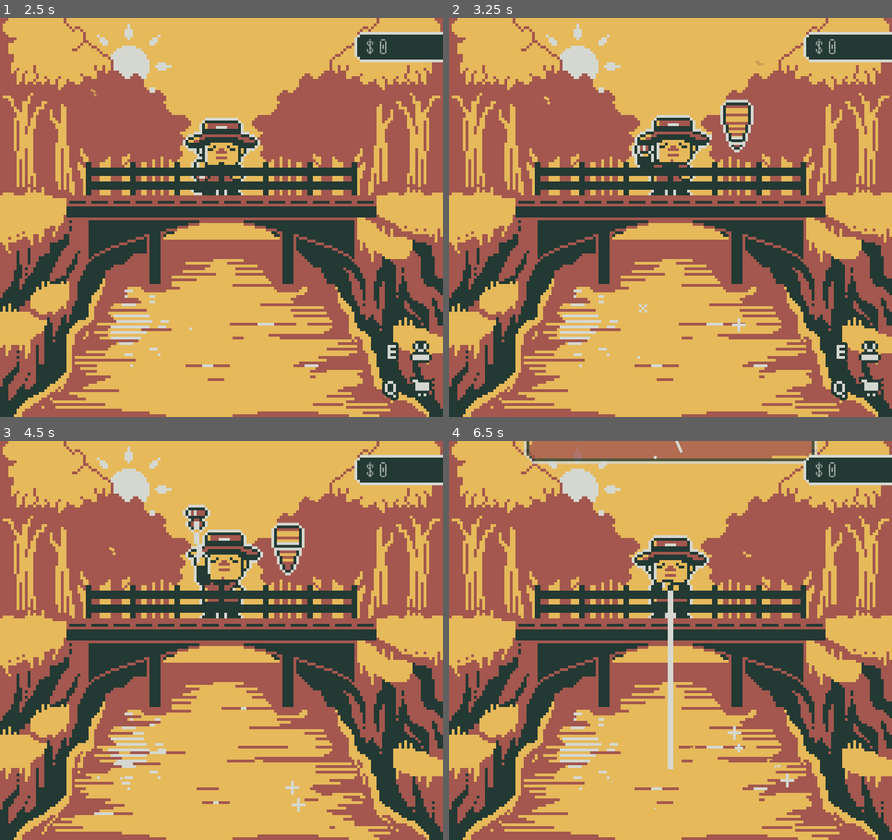
Above: before the commit, frames 1-4 (two rows, left to right).
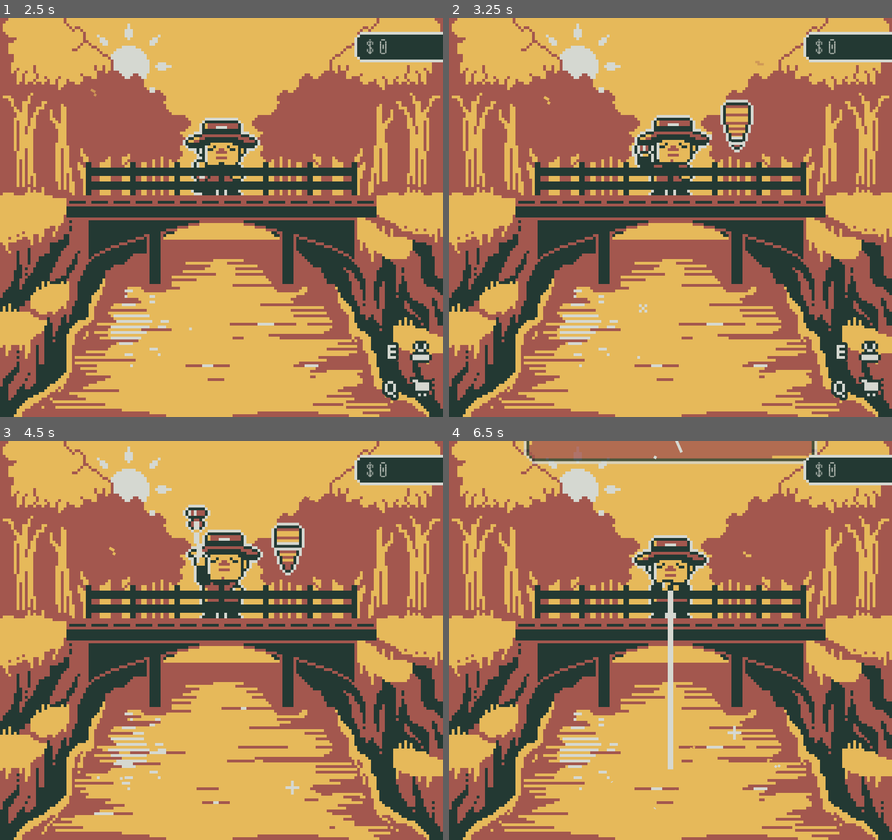
Above: after the commit, the same moments.

Repository: vida85/water-under-the-bridge
Game: Godot game, scene res://scenes/main menu/MainMenu.tscn
Two runs of this game, one before a commit and one after it. Both use one fixed random seed, a clock stepped at 60 frames per second and the inputs below.
Inputs (mouse positions are in pixels of both pictures, inside the frame that each line leads up to):
- Up to frame 1 (2.5 s): click "play" at 0.5 s; tap Enter (ui_accept) at 1.25, 2 s; move the mouse to (318, 197) at 1.27 s; hold D (right) 1.28-2 s; hold E (cast_line) 1.28-2 s; click (318, 197) at 1.42 s; tap Space (jump) at 1.52 s; drag from (132, 237) to (199, 297) at 2.02 s
- Up to frame 2 (3.25 s): move the mouse to (714, 129) at 2.77 s; hold A (left) from 2.78 s (still down); hold E (cast_line) from 2.78 s (still down)
- Up to frame 3 (4.5 s): release A (left) at 3.5 s; release E (cast_line) at 3.5 s; drag from (199, 720) to (367, 756) at 3.52 s; move the mouse to (354, 700) at 4.27 s; hold D (right) from 4.28 s (still down); hold E (cast_line) from 4.28 s (still down)
- Up to frame 4 (6.5 s): tap Space (jump) at 4.52 s; release D (right) at 5 s; release E (cast_line) at 5 s; drag from (537, 580) to (639, 752) at 5.02 s; move the mouse to (692, 640) at 5.77 s; hold D (right) from 5.78 s (still down); hold E (cast_line) from 5.78 s (still down); click (692, 640) at 5.92 s

Frame 1 is identical in both runs. In frame 2, less than 0.1% of the frame differs, in the area x 63-67%, y 75-79%; in frame 3, less than 0.1%; in frame 4, less than 0.1%, in the area x 64-78%, y 75-87%.

Commit message:
changed magnet tiers

Diff:
--- a/magnet-gold/resources/item_resources/bell.tres
+++ b/magnet-gold/resources/item_resources/bell.tres
@@ -13,5 +13,5 @@
 value = 7.62
 combo_item_id = &"bell"
 caught_radius = 4.0
-responds_to_magnet_tier = Array[int]([0])
+responds_to_magnet_tier = 1
 metadata/_custom_type_script = "uid://qmywehrbkm6d"
--- a/magnet-gold/resources/item_resources/bracelet.tres
+++ b/magnet-gold/resources/item_resources/bracelet.tres
@@ -15,4 +15,5 @@
 combo_item_id = &"bracelet"
 combo_item_ids = Array[StringName]([&"pendant"])
 caught_radius = 4.0
+responds_to_magnet_tier = 1
 metadata/_custom_type_script = "uid://qmywehrbkm6d"
--- a/magnet-gold/resources/item_resources/lock.tres
+++ b/magnet-gold/resources/item_resources/lock.tres
@@ -15,4 +15,5 @@
 combo_item_id = &"lock"
 combo_item_ids = Array[StringName]([&"key"])
 caught_radius = 5.0
+responds_to_magnet_tier = 1
 metadata/_custom_type_script = "uid://qmywehrbkm6d"
--- a/magnet-gold/resources/item_resources/pendant.tres
+++ b/magnet-gold/resources/item_resources/pendant.tres
@@ -15,4 +15,5 @@
 combo_item_id = &"pendant"
 combo_item_ids = Array[StringName]([&"bracelet"])
 caught_radius = 3.0
+responds_to_magnet_tier = 1
 metadata/_custom_type_script = "uid://qmywehrbkm6d"
--- a/magnet-gold/scenes/bridges/MainGame.tscn
+++ b/magnet-gold/scenes/bridges/MainGame.tscn
@@ -225,7 +225,6 @@
 shop = NodePath("Shop")
 
 [node name="Popups" parent="GameUi" unique_id=2144600210 instance=ExtResource("3_xdeye")]
-debug = false
 
 [node name="Shop" parent="GameUi" unique_id=1355205205 instance=ExtResource("6_xyo56")]
 
Not shown, removed: export/Archive.zip
Not shown, removed: export/index.apple-touch-icon.png
Not shown, removed: export/index.audio.position.worklet.js
Not shown, removed: export/index.audio.worklet.js
Not shown, removed: export/index.html
Not shown, removed: export/index.icon.png
Not shown, removed: export/index.js
Not shown, removed: export/index.pck
Not shown, removed: export/index.png
Not shown, changed: export/index.wasm
